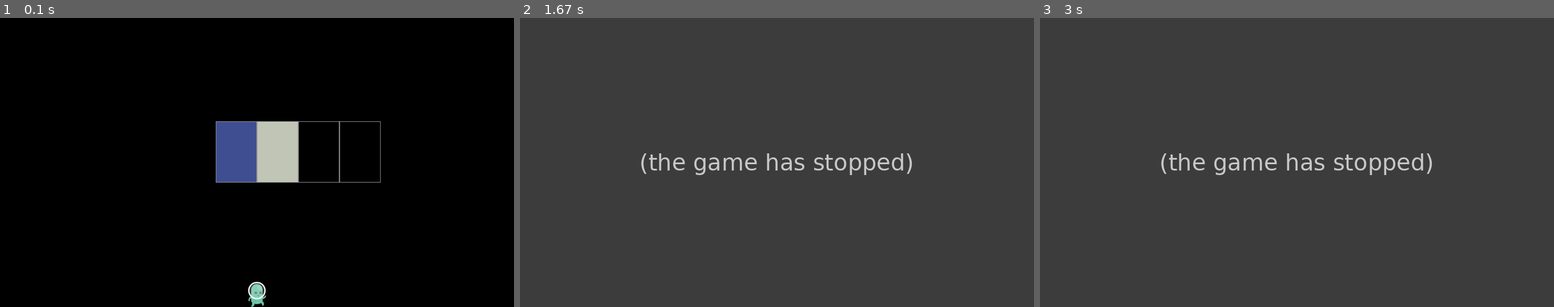
Above: before the commit, frames 1-3 (left to right).
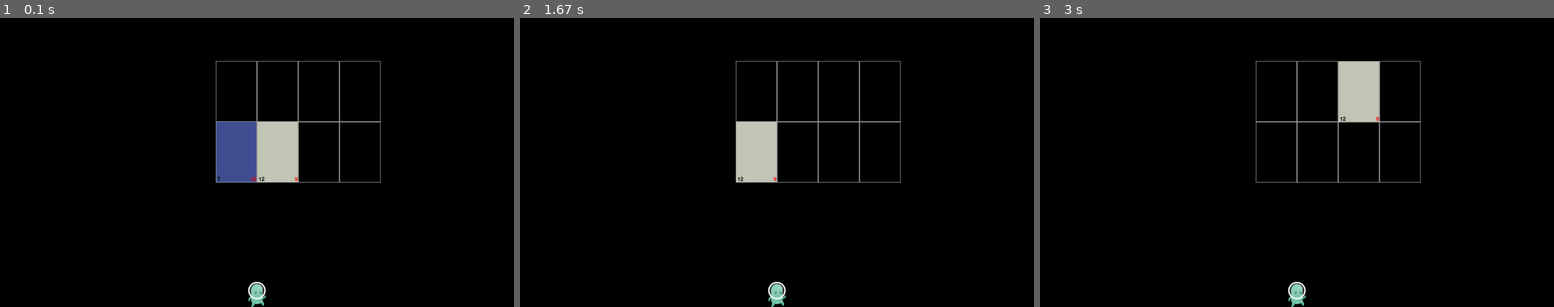
Above: after the commit, the same moments.

Repository: Hirbi/PyGame_project_1
Game: pygame game, started from main.py
Same seed, same stepped clock (60 frames per second), same inputs: the game is played once before the commit and once after it.
Inputs (mouse positions are in pixels of both pictures, inside the frame that each line leads up to):
- Up to frame 1 (0.1 s): no input
- Up to frame 2 (1.67 s): click (777, 162) at 0.38 s
- Up to frame 3 (3 s): press the mouse at (1297, 162) at 2.7 s; move the mouse to (1322, 119) at 2.8 s; release the mouse at (1353, 78) at 2.93 s

The runs differ from the first frame. In frame 1, 0.5% of the frame differs, in the area x 41-75%, y 14-57%; in frame 2, 100%; in frame 3, 100%, in the area x 0-100%, y 0-100%.
Error before the commit: AttributeError: 'NoneType' object has no attribute 'add_internal' (Card_place.py line 33); the game stopped at 0.43 s (later frames are placeholders)

Commit message:
added mob_card, hp and damage

Diff:
--- a/Card_place.py
+++ b/Card_place.py
@@ -37,7 +37,7 @@
     def delete_card(self):
         self.card = None
 
-    # передив карты
+    # передвинуть карты
     def move_card(self, add_x, add_y):
         if self.card is not None:
             self.card.move_card(add_x, add_y)
--- a/card.py
+++ b/card.py
@@ -9,6 +9,7 @@
 
     def __init__(self, x=0, y=0):
         pygame.sprite.Sprite.__init__(self)
+        # установка изображения
         self.image = pygame.Surface((CARD_SIZE_W, CARD_SIZE_H))
         self.image.fill((random.randint(0, 255), random.randint(0, 255), random.randint(0, 255)))
         self.rect = self.image.get_rect()
--- a/constants.py
+++ b/constants.py
@@ -5,7 +5,7 @@
 HEIGHT = 1080
 FPS = 240
 CARD_SIZE_W, CARD_SIZE_H = 150, 225
-COLORS = {'BLACK': (0, 0, 0), "WHITE": (255, 255, 255), 'RED': (255, 0, 0), 'BLUE': (0, 255, 0), 'GREEN': (0, 0, 255),
+COLORS = {'BLACK': (0, 0, 0), "WHITE": (255, 255, 255), 'RED': (255, 0, 0), 'BLUE': (0, 0, 255), 'GREEN': (0, 255, 0),
           "GREY": (155, 155, 155)}
 
 
@@ -15,3 +15,6 @@
 game_folder = os.path.dirname(__file__)
 img_folder = os.path.join(game_folder, 'data', 'img')
 player_folder = os.path.join(img_folder, 'player')
+
+# шрифт
+print(pygame.font.get_fonts())
--- a/main.py
+++ b/main.py
@@ -1,15 +1,18 @@
 import pygame
+
+pygame.init()
+
 import random
 from Player import Player
 import os
 from card import Card
+from mob_card import MobCard
 from Card_place import CardPlace
 
 # глобальные переменные
 from constants import COLORS, WIDTH, HEIGHT, FPS, game_folder, img_folder, player_folder, all_sprites
 
 # инициализация
-pygame.init()
 pygame.mixer.init()
 screen = pygame.display.set_mode((WIDTH, HEIGHT))
 pygame.display.set_caption('First try')
@@ -23,13 +26,15 @@
     running = True
     mouse_down = False
     mouse_x, mouse_y = 0, 0
-    card_count = 4
+    card_count = 8
     cards_places = []
-    for i in range(card_count):
+    for i in range(card_count // 2):
         cards_places.append(CardPlace(WIDTH / 2 - CardPlace.width * 2 + CardPlace.width * (i + 1.5), 500))
+    for i in range(card_count // 2):
+        cards_places.append((CardPlace(WIDTH / 2 - CardPlace.width * 2 + CardPlace.width * (i + 1.5), 275)))
     all_sprites.add(*cards_places)
-    cards_places[0].set_card(Card())
-    cards_places[1].set_card(Card())
+    cards_places[0].set_card(MobCard(10, 7))
+    cards_places[1].set_card(MobCard(9, 12))
 
     card_picked_num = None
     while running:
@@ -54,7 +59,7 @@
                 mouse_down = False
                 if card_picked_num is not None:
                     for i in range(len(cards_places)):
-                        if cards_places[i].is_in(*event.pos):
+                        if i != card_picked_num and cards_places[i].is_in(*event.pos):
                             print(i)
                             cards_places[i].set_card(cards_places[card_picked_num].card)
                             cards_places[card_picked_num].delete_card()
--- /dev/null
+++ b/mob_card.py
@@ -0,0 +1,23 @@
+import pygame
+from card import Card
+from constants import COLORS, CARD_SIZE_W, CARD_SIZE_H
+
+font = pygame.font.Font(None, 30)
+
+class MobCard(Card):
+
+    # хп, дамаг, стоимость, тип(0 - для всех), координаты х и у
+    def __init__(self, hp=0, dp=0, cost=0, kind=0, x=0, y=0):
+        super().__init__(x, y)
+        self.hp, self.dp, self.cost, self.kind = hp, dp, cost, kind
+        # установка всех углов
+        # установка хп
+        self.text_hp = font.render(str(self.hp), True, COLORS['RED'])
+        self.hp_rect = self.text_hp.get_rect()
+        self.hp_rect = CARD_SIZE_W - self.hp_rect.width, CARD_SIZE_H - self.hp_rect.height
+        self.image.blit(self.text_hp, self.hp_rect)
+        # установка урона
+        self.text_dp = font.render(str(self.dp), True, COLORS['BLACK'])
+        self.dp_rect = self.text_dp.get_rect()
+        self.dp_rect = 0 + 4, CARD_SIZE_H - self.dp_rect.height
+        self.image.blit(self.text_dp, self.dp_rect)
--- /dev/null
+++ b/test.py
@@ -0,0 +1,71 @@
+# import pygame module in this program
+import pygame
+
+# activate the pygame library
+# initiate pygame and give permission
+# to use pygame's functionality.
+pygame.init()
+
+# define the RGB value for white,
+#  green, blue colour .
+white = (255, 255, 255)
+green = (0, 255, 0)
+blue = (0, 0, 128)
+
+# assigning values to X and Y variable
+X = 400
+Y = 400
+
+# create the display surface object
+# of specific dimension..e(X, Y).
+display_surface = pygame.display.set_mode((X, Y))
+
+# set the pygame window name
+pygame.display.set_caption('Show Text')
+
+# create a font object.
+# 1st parameter is the font file
+# which is present in pygame.
+# 2nd parameter is size of the font
+font = pygame.font.Font('freesansbold.ttf', 20)
+
+# create a text surface object,
+# on which text is drawn on it.
+# font.render()
+text = font.render('10', True, green, blue)
+
+# create a rectangular object for the
+# text surface object
+textRect = text.get_rect()
+
+# set the center of the rectangular object.
+textRect.center = (X // 2, Y // 2)
+
+# infinite loop
+while True:
+
+    # completely fill the surface object
+    # with white color
+    display_surface.fill(white)
+
+    # copying the text surface object
+    # to the display surface object
+    # at the center coordinate.
+    display_surface.blit(text, textRect)
+
+    # iterate over the list of Event objects
+    # that was returned by pygame.event.get() method.
+    for event in pygame.event.get():
+
+        # if event object type is QUIT
+        # then quitting the pygame
+        # and program both.
+        if event.type == pygame.QUIT:
+            # deactivates the pygame library
+            pygame.quit()
+
+            # quit the program.
+            quit()
+
+        # Draws the surface object to the screen.
+        pygame.display.update()
